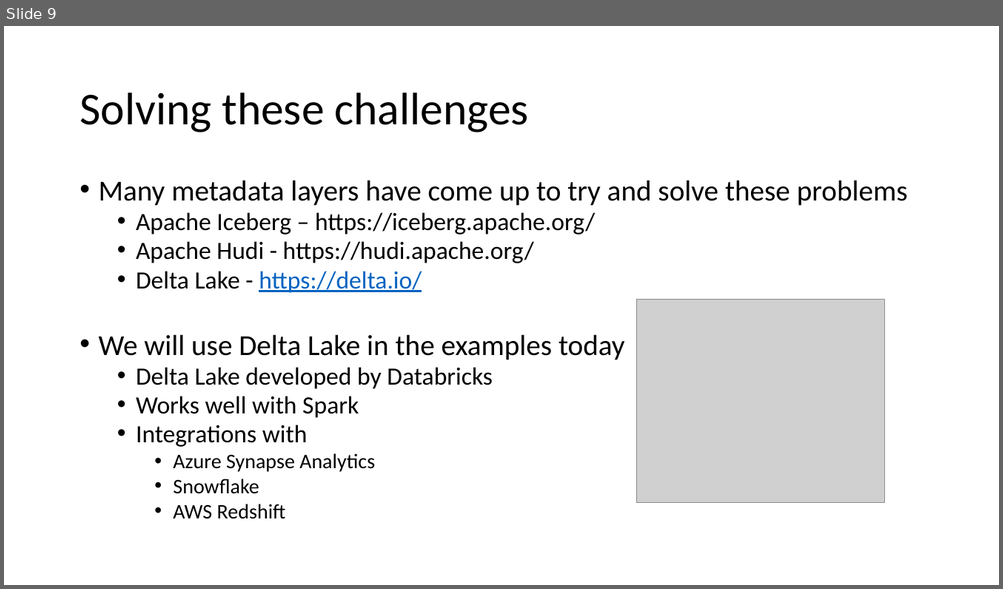
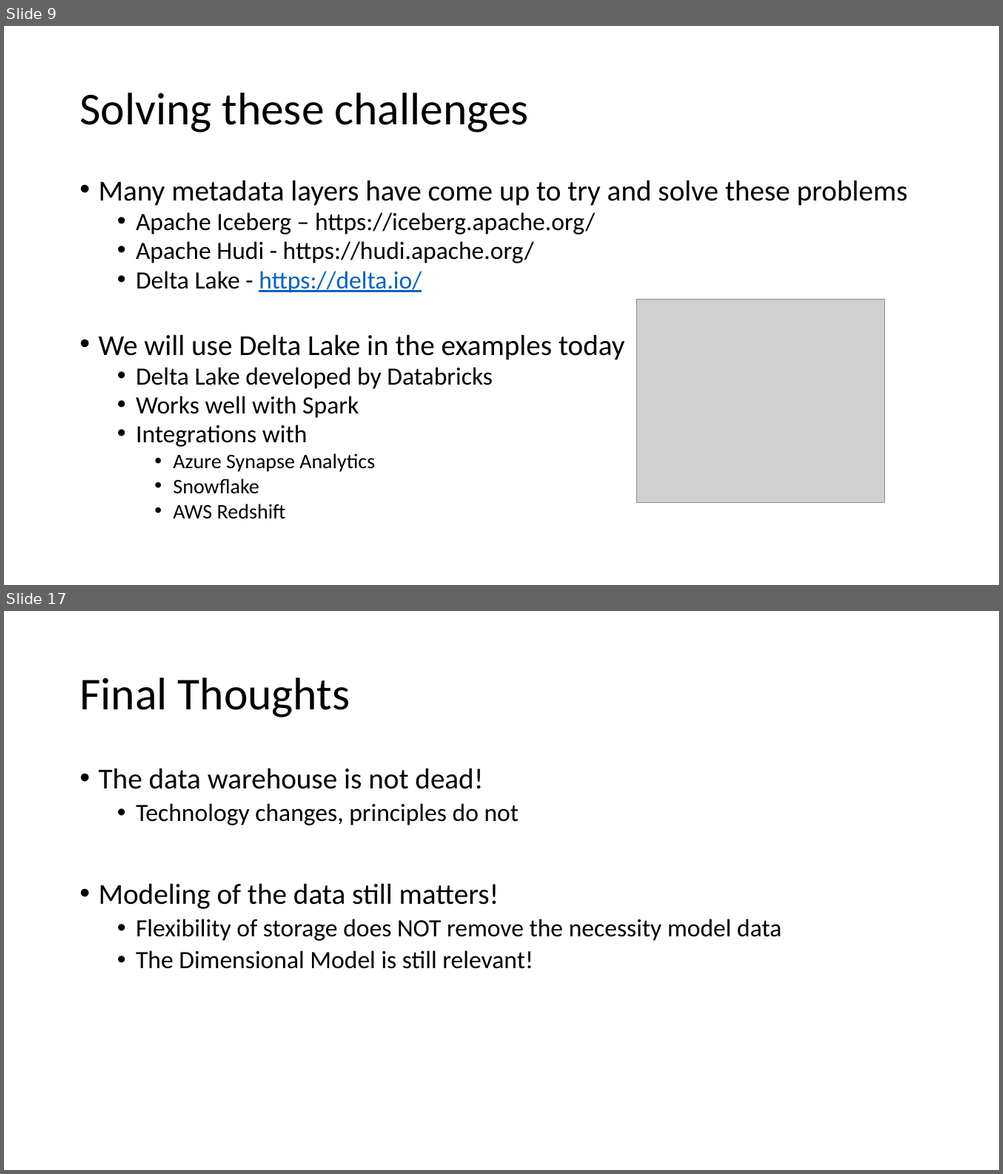
Before and after one commit to shswindell42/Presentations, a slide deck: Building a Data Lakehouse/Building a Data Lakehouse.pptx. Shown one above the other, each under a label of ours: slide 9 before the commit, slides 9 and 17 after it; the slides between them are not shown. The pictures are 1003x589 and 1003x1174 pixels, drawn with LibreOffice and Linux fonts; fonts in the diff are those of the drawing; grey boxes stand for pictures. Boxes give left, top, right and bottom in pixels: in the first picture for what was removed or moved away, otherwise in the second. Text is boxed around its words. In the diff, an @@ line names an element or a change of style, - is before the commit and + after.

```diff
--- a/Building a Data Lakehouse/Building a Data Lakehouse.pptx
+++ b/Building a Data Lakehouse/Building a Data Lakehouse.pptx
@@ slide 17 added at [4,611,999,1170], background #FFFFFF @@
@@ title added at [79,678,350,718], 44 pt, text #000000 @@
+Final Thoughts
@@ text added at [99,768,781,969], 24 pt, text #000000 @@
+• The data warehouse is not dead!
+  • Technology changes, principles do not
+• Modeling of the data still matters!
+  • Flexibility of storage does NOT remove the necessity model data
+  • The Dimensional Model is still relevant!
```
Also in this commit, not shown: 4 slides changed, 6 other slides added, 1 slide removed.
